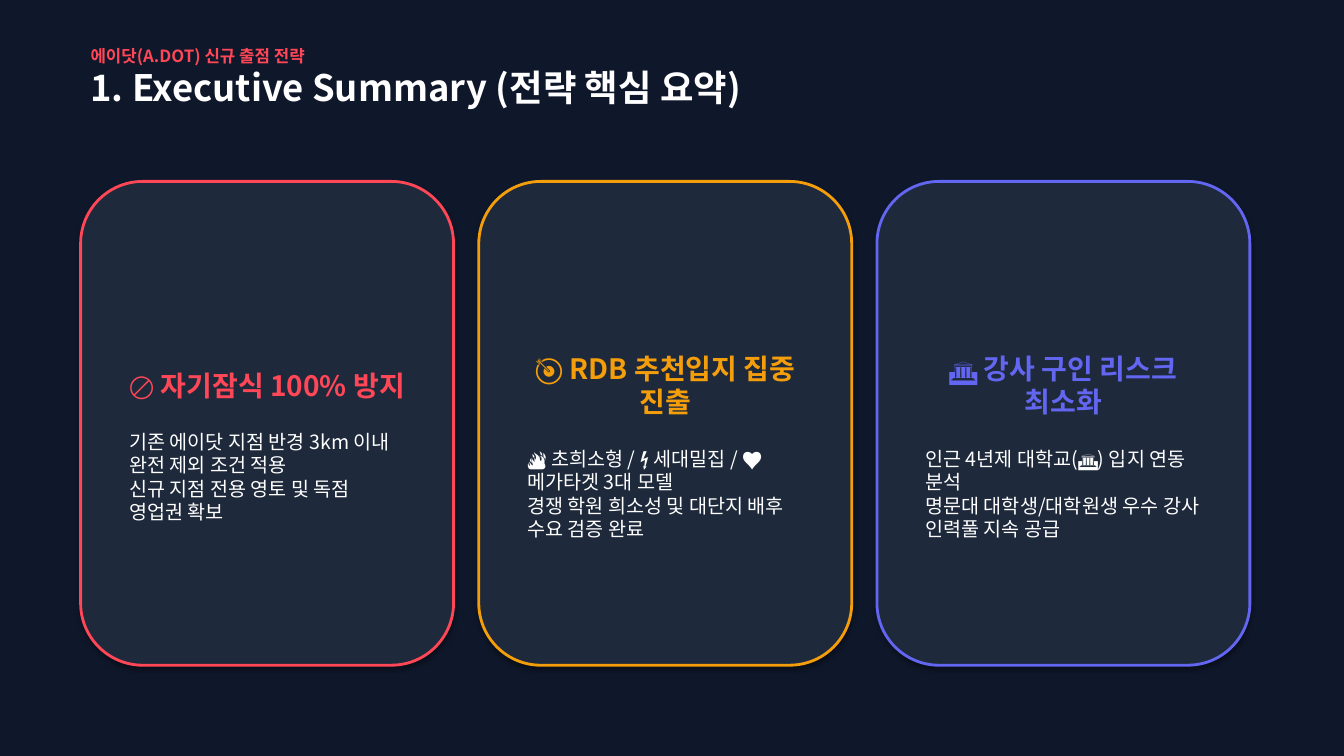
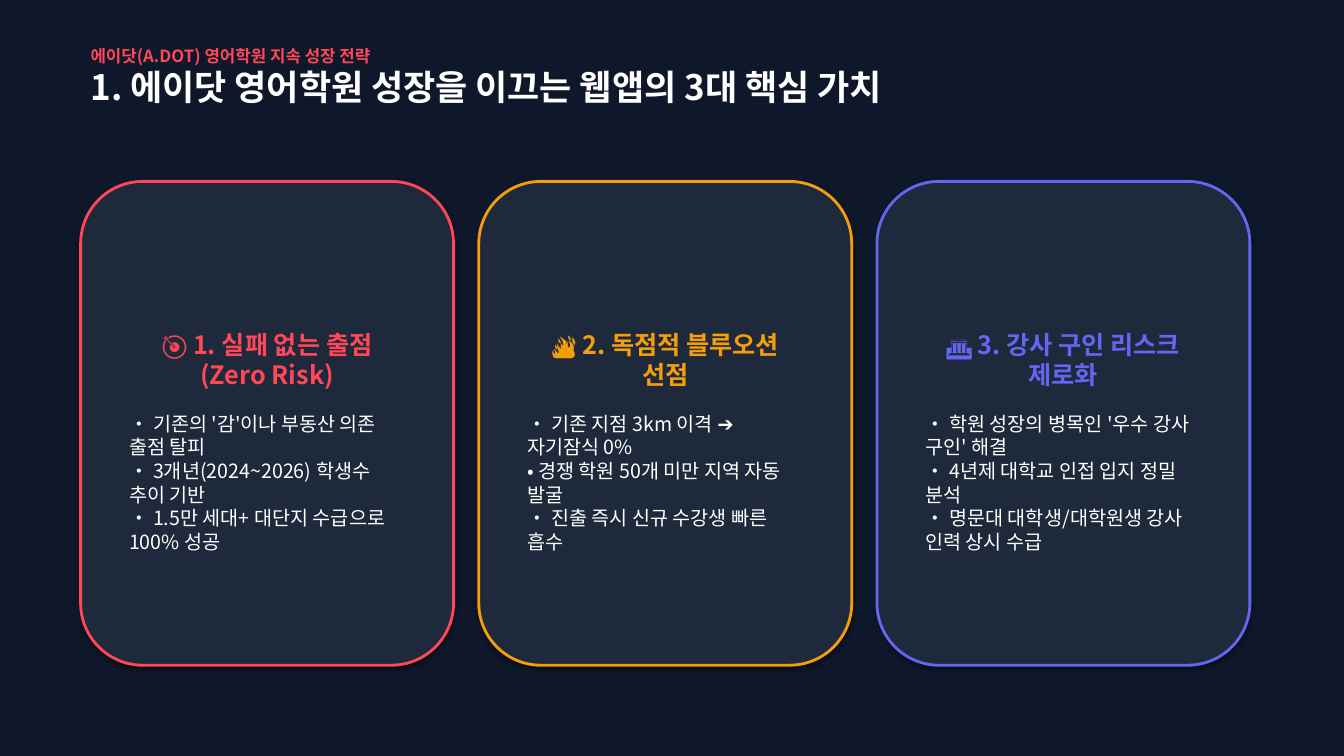
Before and after one commit to adotoperation/adotinformationmap, a slide deck: slide 2 of adot_expansion_presentation.pptx. Drawn at 1344x756 pixels with LibreOffice and Linux fonts; fonts in the diff are those of the drawing. Boxes give left, top, right and bottom in pixels: in the first picture for what was removed or moved away, otherwise in the second. Text is boxed around its words. In the diff, an @@ line names an element or a change of style, - is before the commit and + after.

Commit message:
Update PowerPoint presentation to focus on A.dot English Academy business growth value and recruitment risk elimination

```diff
--- a/adot_expansion_presentation.pptx
+++ b/adot_expansion_presentation.pptx
@@ text at [91, 48, 881, 103]: text changed; size 26 to 25 pt @@
-에이닷(A.DOT) 신규 출점 전략
-1. Executive Summary (전략 핵심 요약)
+에이닷(A.DOT) 영어학원 지속 성장 전략
+1. 에이닷 영어학원 성장을 이끄는 웹앱의 3대 핵심 가치
@@ text in rounded rectangle at [129, 333, 385, 551]: text changed @@
-🚫 자기잠식 100% 방지
-기존 에이닷 지점 반경 3km 이내 완전 제외 조건 적용
-신규 지점 전용 영토 및 독점 영업권 확보
+🎯 1. 실패 없는 출점 (Zero Risk)
+• 기존의 '감'이나 부동산 의존 출점 탈피
+• 3개년(2024~2026) 학생수 추이 기반
+• 1.5만 세대+ 대단지 수급으로 100% 성공
@@ text in rounded rectangle at [527, 333, 781, 551]: text changed @@
-🎯 RDB 추천입지 집중 진출
-🔥 초희소형 / ⚡ 세대밀집 / 🖤 메가타겟 3대 모델
-경쟁 학원 희소성 및 대단지 배후 수요 검증 완료
+🔥 2. 독점적 블루오션 선점
+• 기존 지점 3km 이격 ➔ 자기잠식 0%
+• 경쟁 학원 50개 미만 지역 자동 발굴
+• 진출 즉시 신규 수강생 빠른 흡수
@@ text in rounded rectangle at [925, 333, 1189, 551]: text changed @@
-🏛️ 강사 구인 리스크 최소화
-인근 4년제 대학교(🏛️) 입지 연동 분석
-명문대 대학생/대학원생 우수 강사 인력풀 지속 공급
+🏛️ 3. 강사 구인 리스크 제로화
+• 학원 성장의 병목인 '우수 강사 구인' 해결
+• 4년제 대학교 인접 입지 정밀 분석
+• 명문대 대학생/대학원생 강사 인력 상시 수급
```
Also in this commit, not shown: 3 other slides changed, 1 slide added, 1 slide removed, 1 other file.
